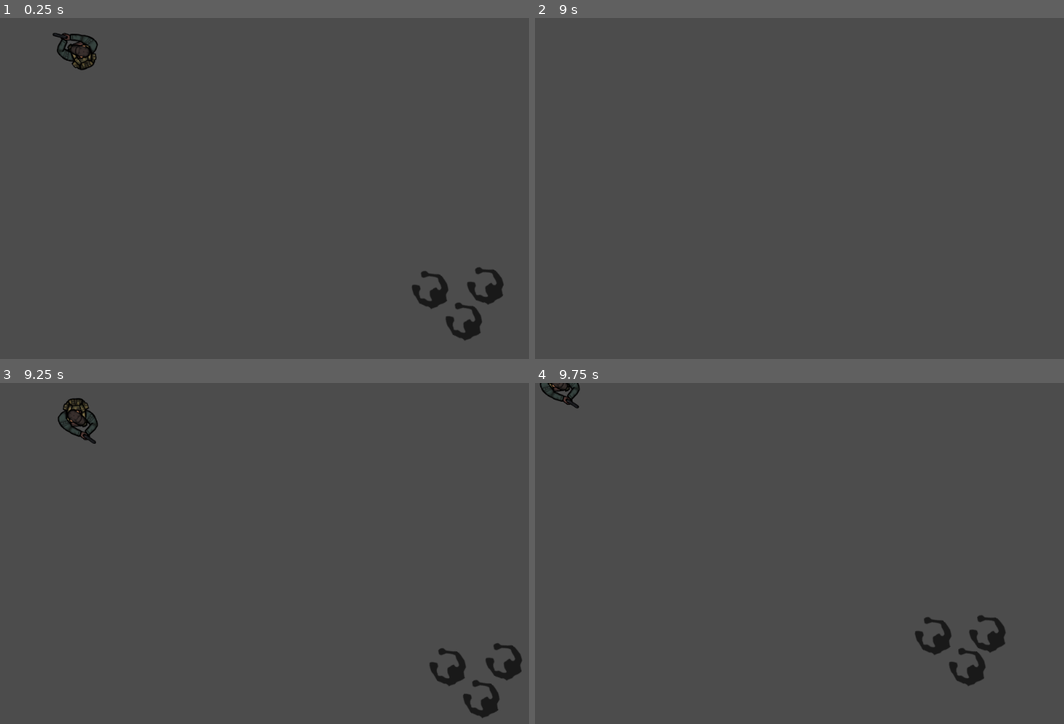
Above: before the commit, frames 1-4 (two rows, left to right).
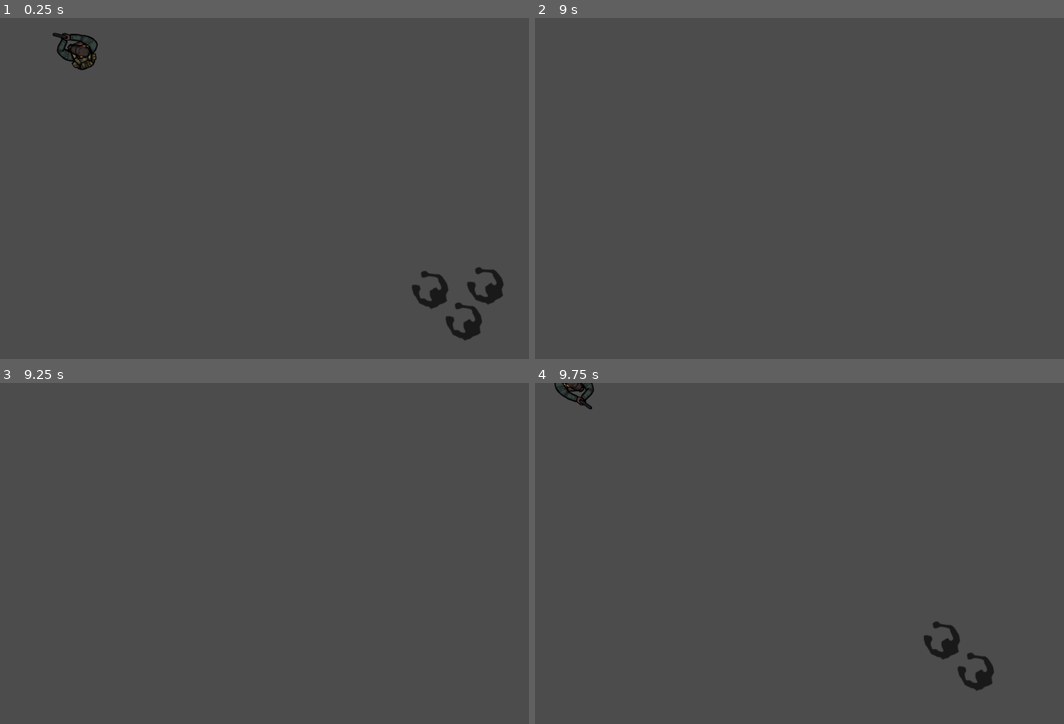
Above: after the commit, the same moments.

Repository: nonbeing/top-down-shooter
Game: Godot game, scene res://World.tscn
The game is run twice, just before and just after one commit, with the same random seed, the same clock (stepped at 60 frames per second) and the same inputs.
Inputs (mouse positions are in pixels of both pictures, inside the frame that each line leads up to):
- Up to frame 1 (0.25 s): no input
- Up to frame 2 (9 s): move the mouse to (751, 263) at 0.52 s; hold W (move_up) 0.53-2.03 s; click (751, 263) at 0.6 s; move the mouse to (963, 246) at 1.27 s; click (963, 246) at 1.35 s; move the mouse to (603, 140) at 2.02 s; hold A (move_left) 2.03-3.53 s; click (603, 140) at 2.1 s; move the mouse to (810, 191) at 2.77 s; click (810, 191) at 2.85 s; move the mouse to (693, 106) at 3.52 s; hold S (move_down) 3.53-4.28 s; click (693, 106) at 3.6 s; move the mouse to (915, 174) at 4.27 s; hold D (move_right) 4.28-5.03 s; click (915, 174) at 4.35 s; tap Enter at 5, 6.5, 8 s; move the mouse to (661, 212) at 5.02 s; hold W (move_up) 5.03-5.78 s; click (661, 212) at 5.1 s; tap Space at 5.75, 7.25, 8.75 s; move the mouse to (841, 116) at 5.77 s; hold D (move_right) 5.78-8.03 s; click (841, 116) at 5.85 s; move the mouse to (751, 263) at 6.52 s; click (751, 263) at 6.6 s; move the mouse to (963, 246) at 7.27 s; click (963, 246) at 7.35 s; move the mouse to (603, 140) at 8.02 s; hold S (move_down) 8.03-8.78 s; click (603, 140) at 8.1 s; move the mouse to (810, 191) at 8.77 s; hold A (move_left) from 8.78 s (still down); click (810, 191) at 8.85 s
- Up to frame 3 (9.25 s): keep holding A (move_left)
- Up to frame 4 (9.75 s): move the mouse to (693, 471) at 9.52 s; release A (move_left) at 9.53 s; hold W (move_up) from 9.53 s (still down); click (693, 471) at 9.6 s

Frames 1-2 are identical in both runs. In frame 3, 1.6% of the frame differs, in the area x 10-99%, y 4-99%; in frame 4, 1.7%, in the area x 0-89%, y 0-91%.

Commit message:
Bullet trail: fires properly from gun at the right angle now

Diff:
--- a/Player.gd
+++ b/Player.gd
@@ -2,11 +2,13 @@
 
 const MOVE_SPEED = 300
 const BULLET_TRAIL_TIME = 0.08  # seconds
+
 onready var raycast = $RayCast2D
 onready var sprite = get_node("AnimatedSprite")
 onready var bullet_spawn_point = $BulletSpawnPoint
 onready var bullet_trail_timer = $BulletTrailTimer
 
+# default player animation is "idle"
 var anim = "idle"
 var trail = null
 
@@ -54,7 +56,10 @@
 			trail = draw_bullet_trail(to_local(coll.position))
 			coll.kill_zombie()
 		else:
-			trail = draw_bullet_trail(get_local_mouse_position())
+			# Note that y is always 0 in the following Vector2:
+			# The origin is always the center of the player (in the local co-ord system)
+			# so we effectively always want a bullet trail along the positive x-axis where y is 0
+			trail = draw_bullet_trail(50 * Vector2(bullet_spawn_point.position.x, 0))
 
 		trail_weakref = weakref(trail);
 
@@ -75,12 +80,9 @@
 
 func draw_bullet_trail(target):
 	var trail = Line2D.new()
-#	trail.set_name("bullet_trail")
 	var trail_start = Vector2(bullet_spawn_point.position.x, bullet_spawn_point.position.y)
 	var trail_end = Vector2(target.x, target.y)
-	var line_endpoint_vectors = [trail_start, trail_end]
-
-	var trail_points = PoolVector2Array(line_endpoint_vectors)
+	var trail_points = PoolVector2Array([trail_start, trail_end])
 	trail.set_points(trail_points)
 	trail.set_width(2)
 	trail.set_default_color(Color(0.7, 0.7, 0))
--- a/Player.tscn
+++ b/Player.tscn
@@ -4,12 +4,14 @@
 [ext_resource path="res://Player.tres" type="SpriteFrames" id=2]
 
 [sub_resource type="CircleShape2D" id=1]
-radius = 40.0
+radius = 36.0
 
 [node name="Player" type="KinematicBody2D"]
+rotation = 0.8668
 script = ExtResource( 1 )
 
 [node name="CollisionShape2D" type="CollisionShape2D" parent="."]
+position = Vector2( 9.32979, -0.49343 )
 shape = SubResource( 1 )
 
 [node name="AnimatedSprite" type="AnimatedSprite" parent="."]
@@ -24,7 +26,8 @@
 cast_to = Vector2( 2000, 0 )
 
 [node name="BulletSpawnPoint" type="Position2D" parent="."]
-position = Vector2( 62.8315, 16.3254 )
+position = Vector2( 59.5107, 16.6285 )
+rotation = -0.48133
 
 [node name="BulletTrailTimer" type="Timer" parent="."]
 [connection signal="timeout" from="BulletTrailTimer" to="." method="_on_BulletTrailTimer_timeout"]
